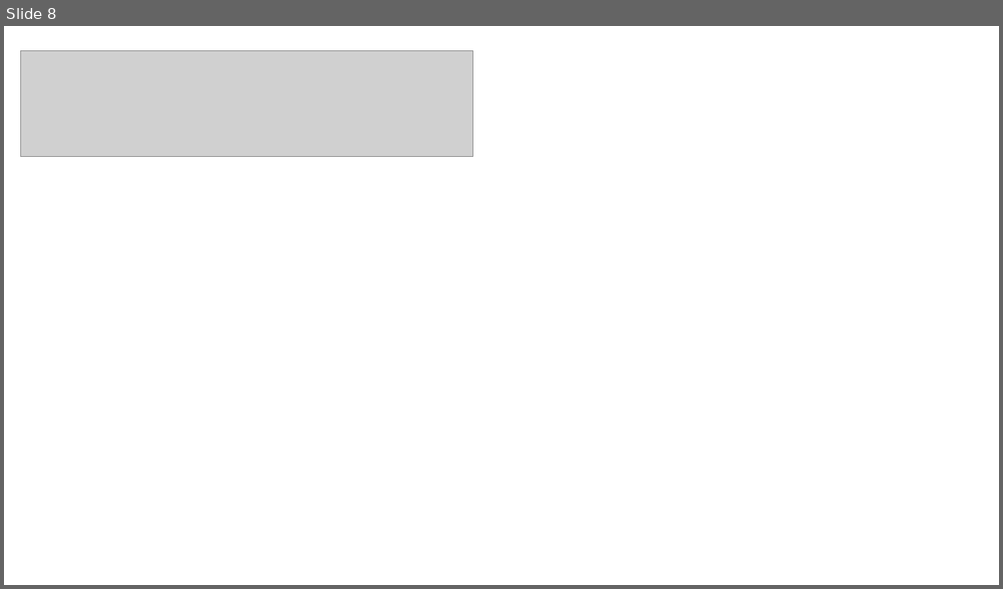
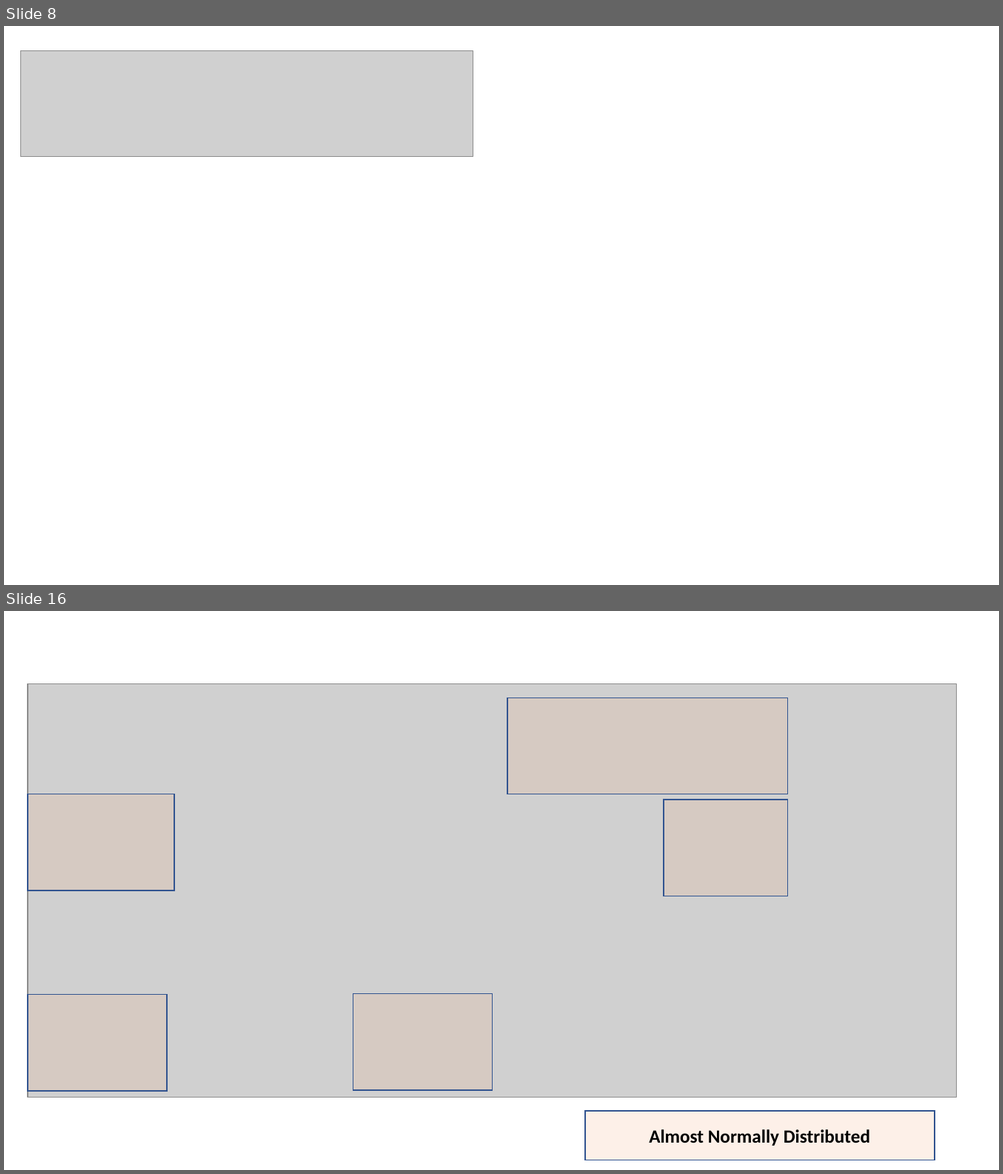
Before and after one commit to sky-akash/statistical_learning_smoking_group_project, a slide deck: Presentation_Statistical Learning_Explorers.pptx. Shown one above the other, each under a label of ours: slide 8 before the commit, slides 8 and 16 after it; the slides between them are not shown. The pictures are 1003x589 and 1003x1174 pixels, drawn with LibreOffice and Linux fonts; fonts in the diff are those of the drawing; grey boxes stand for pictures. Boxes give left, top, right and bottom in pixels: in the first picture for what was removed or moved away, otherwise in the second. Text is boxed around its words. In the diff, an @@ line names an element or a change of style, - is before the commit and + after.

```diff
--- a/Presentation_Statistical Learning_Explorers.pptx
+++ b/Presentation_Statistical Learning_Explorers.pptx
@@ slide 16 added at (4,611,999,1170), background #FFFFFF @@
@@ picture added at (28,684,957,1097) @@
@@ rectangle added at (507,698,788,795), fill #F4B183 at 18% opacity, outline #325491 1 pt @@
@@ rectangle added at (28,795,174,891), fill #F4B183 at 18% opacity, outline #325491 1 pt @@
@@ rectangle added at (663,800,788,896), fill #F4B183 at 18% opacity, outline #325491 1 pt @@
@@ rectangle added at (28,995,167,1091), fill #F4B183 at 18% opacity, outline #325491 1 pt @@
@@ rectangle added at (353,994,492,1091), fill #F4B183 at 18% opacity, outline #325491 1 pt @@
@@ rectangle added at (585,1112,934,1161), fill #F4B183 at 18% opacity, outline #325491 1 pt, 18 pt, text #000000, bold @@
+Almost Normally Distributed
```
Also in this commit, not shown: 21 other slides added.
